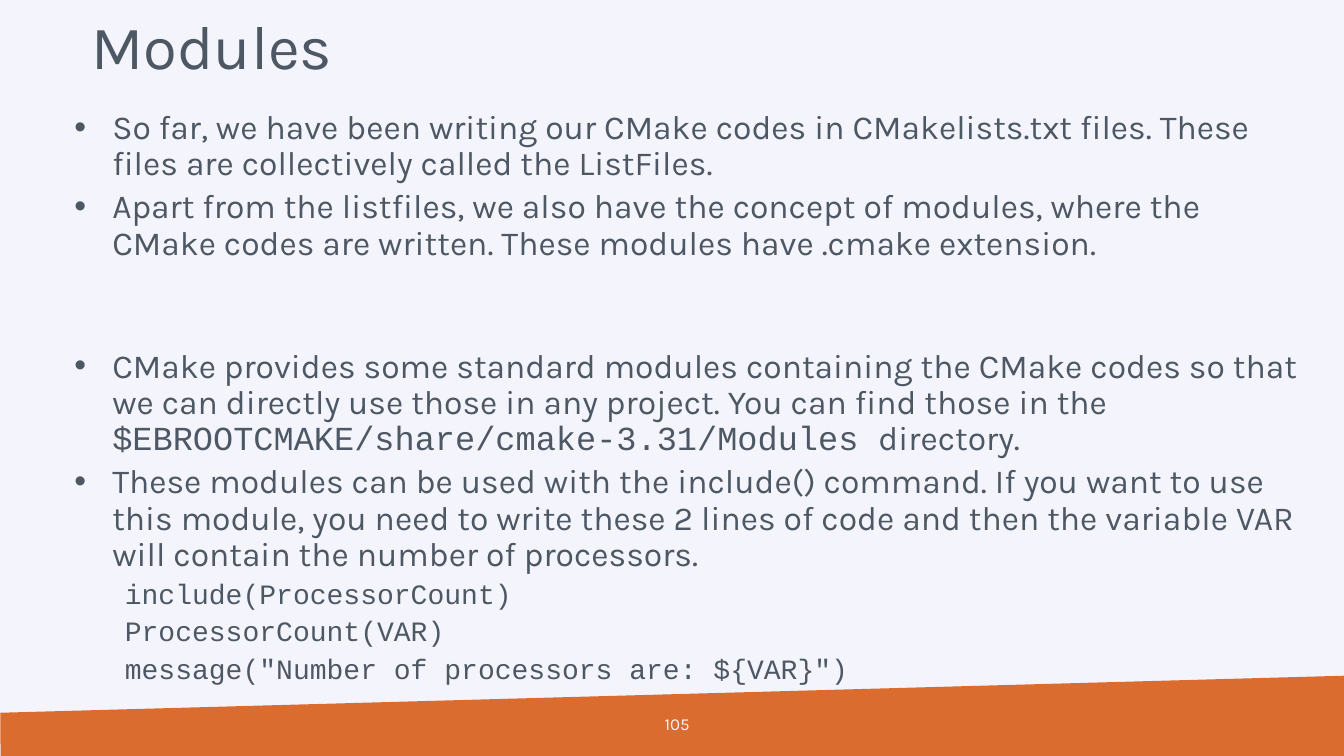
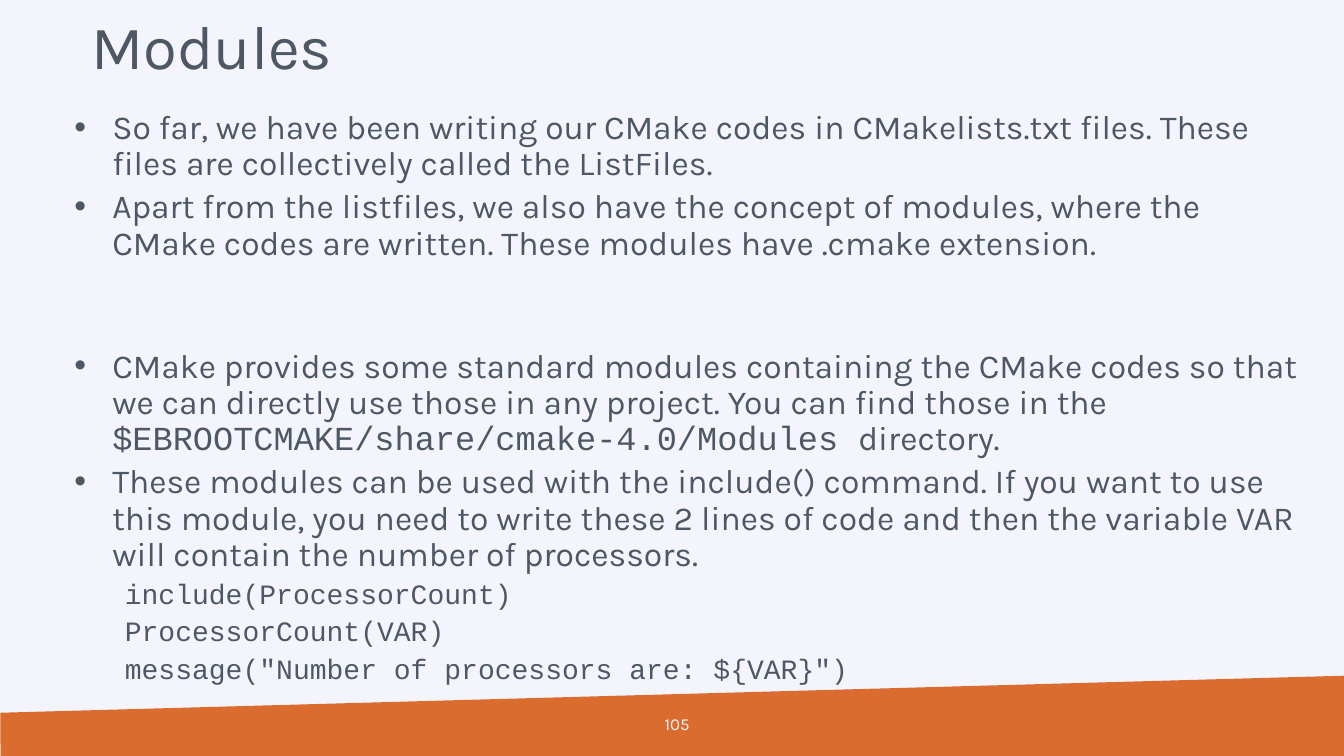
Before and after one commit to hpcleuven/CMake-intro, a slide deck: slide 105 of CMake-introduction.pptx. Drawn at 1344x756 pixels with LibreOffice and Linux fonts; fonts in the diff are those of the drawing; background and template pictures are left out. Boxes give left, top, right and bottom in pixels: in the first picture for what was removed or moved away, otherwise in the second. Text is boxed around its words. In the diff, an @@ line names an element or a change of style, - is before the commit and + after.

```diff
--- a/CMake-introduction.pptx
+++ b/CMake-introduction.pptx
@@ text at (112,355,1297,458): text changed @@
-  • CMake provides some standard modules containing the CMake codes so that we can directly use those in any project. You can find those in the $EBROOTCMAKE/share/cmake-3.31/Modules directory.
+  • CMake provides some standard modules containing the CMake codes so that we can directly use those in any project. You can find those in the $EBROOTCMAKE/share/cmake-4.0/Modules directory.
```
Also in this commit, not shown: 5 other slides changed, 2 other files.
